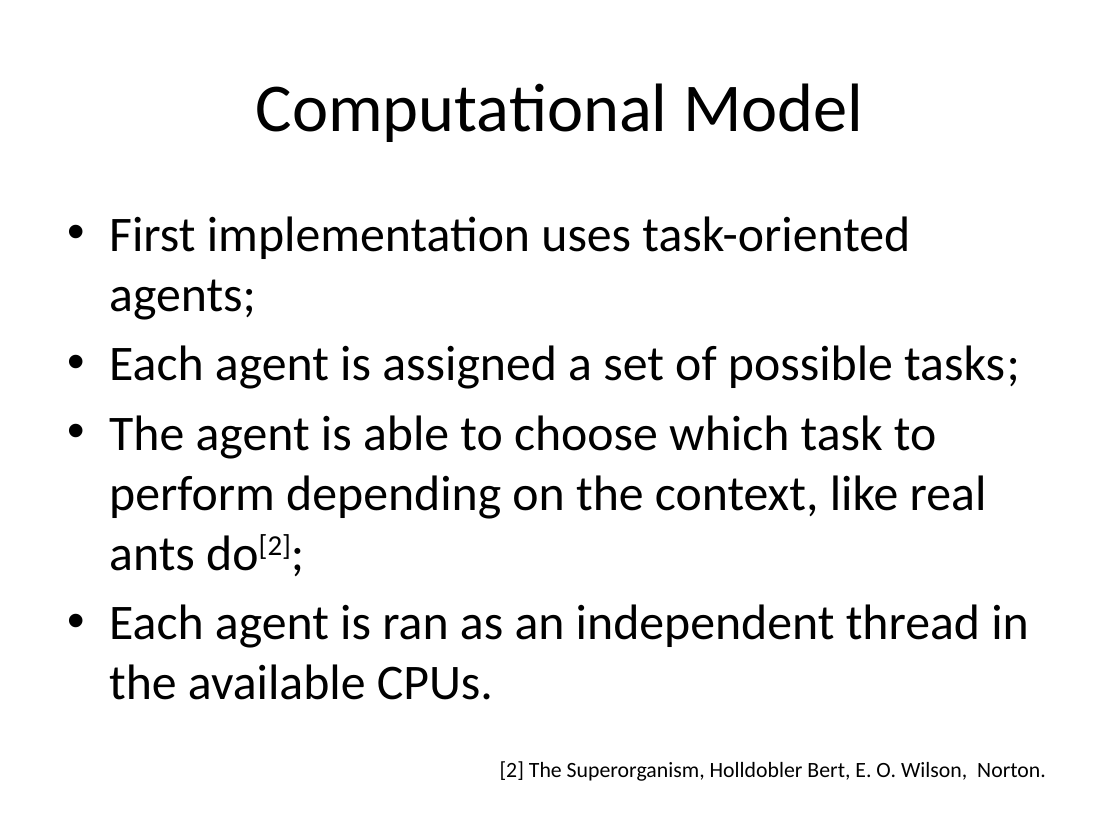
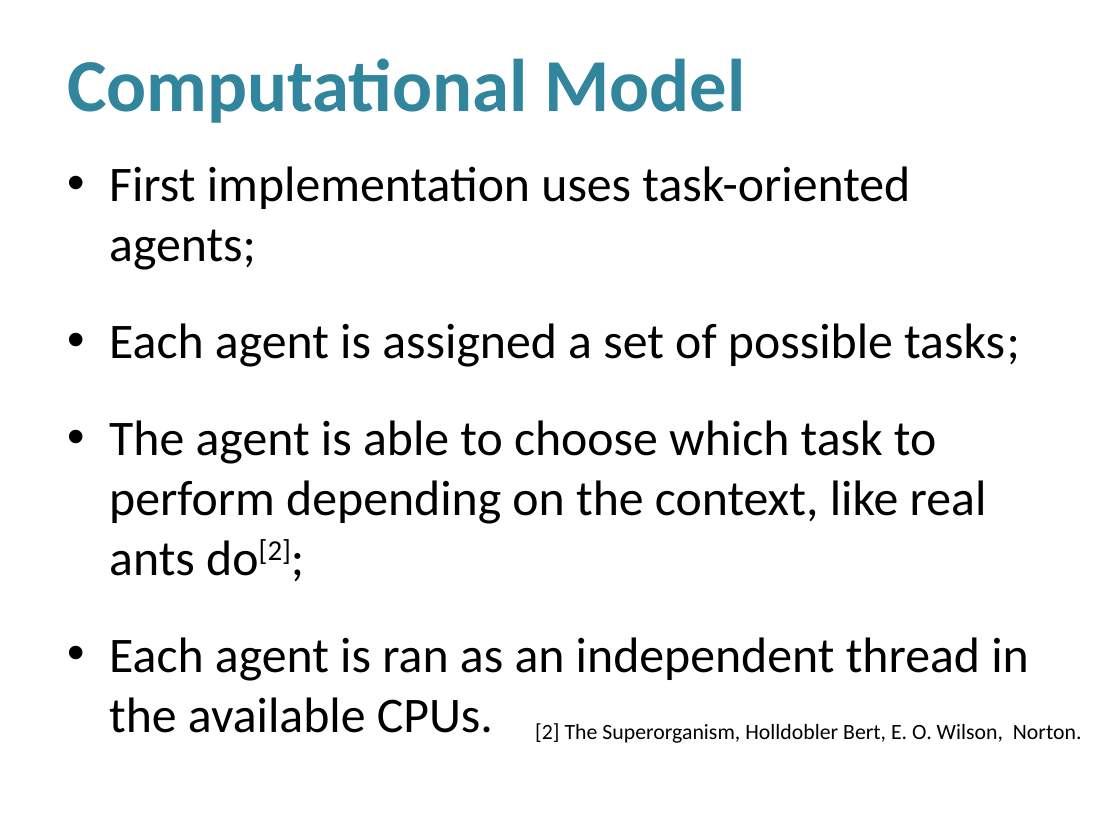
Before and after one commit to luiz-filipe/msc-project, a slide deck: slide 7 of presentation-june/Presentation.pptx (slide 9 before the commit). Drawn at 1120x840 pixels with LibreOffice and Linux fonts; fonts in the diff are those of the drawing; background and template pictures are left out. Boxes give left, top, right and bottom in pixels: in the first picture for what was removed or moved away, otherwise in the second. Text is boxed around its words. In the diff, an @@ line names an element or a change of style, - is before the commit and + after.

Commit message:
AgentType decoupled from Task, Presentation updated with UML class diagram, UML model added. Fixed issue with Agent and Node initialisation.

```diff
--- a/presentation-june/Presentation.pptx
+++ b/presentation-june/Presentation.pptx
@@ title "Computational Model" at bbox=[67, 58, 746, 123]: size 44 to 48 pt, text colour #000000 to #31859C, bold on; alignment centre to left @@
@@ text "First implementation uses task-oriented agents;": place and size @@
-text "First implementation uses task-oriented agents;" at bbox=[109, 216, 1029, 700]
+text "First implementation uses task-oriented agents;" at bbox=[109, 166, 1029, 733]
@@ text "First implementation uses task-oriented agents;" at bbox=[109, 166, 1029, 733]: more space between paragraphs @@
@@ text "[2] The Superorganism, Holldobler Bert, ...": place and size @@
-text "[2] The Superorganism, Holldobler Bert, ..." at bbox=[500, 761, 1046, 781]
+text "[2] The Superorganism, Holldobler Bert, ..." at bbox=[535, 723, 1082, 743]
@@ text "[2] The Superorganism, Holldobler Bert, ..." at bbox=[535, 723, 1082, 743]: alignment left to right @@
```
Also in this commit, not shown: 8 other slides changed, 4 slides added, 5 slides removed, 13 other files.
